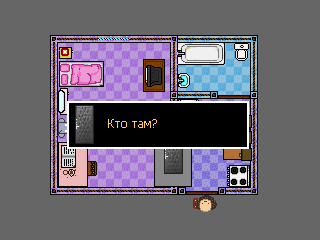
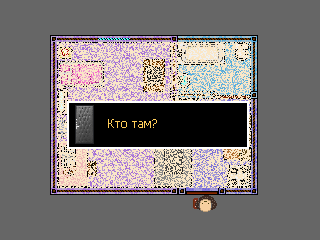
The second w=320, h=240 image is a revision of the first. Changes to its layers:
added layer "Layer 28" (dissolve, 60%) above "Layer 25 copy" over [57, 42, 251, 188]
